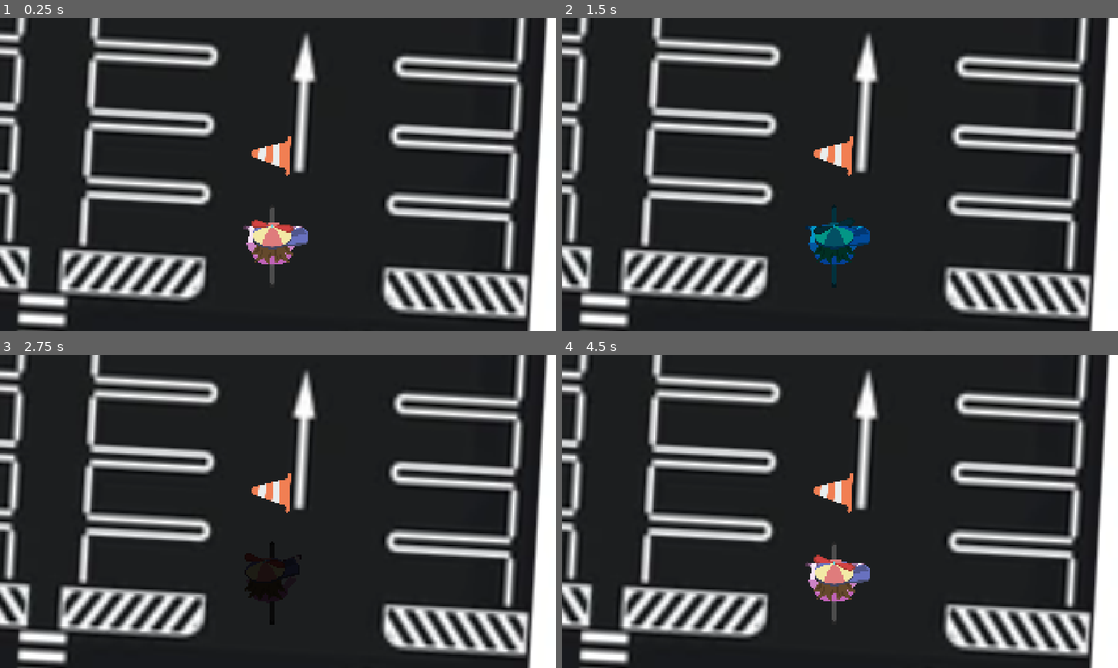
Above: before the commit, frames 1-4 (two rows, left to right).
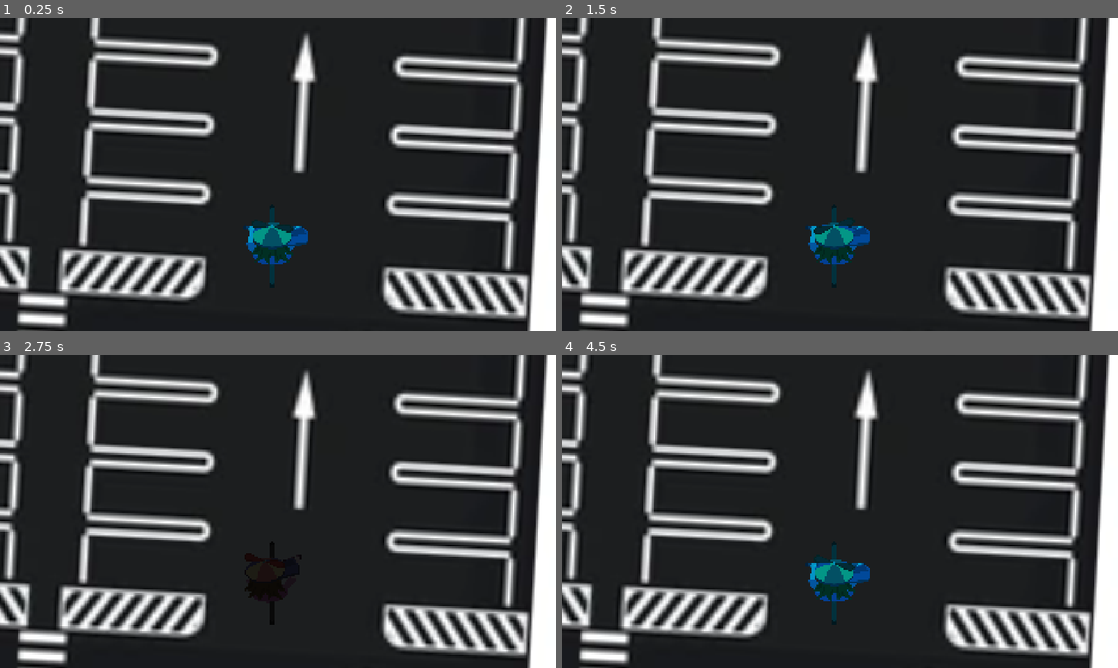
Above: after the commit, the same moments.

Repository: ioshY-k/ez-drivers-license
Game: Godot game, scene res://Levels/TestLevel.tscn
Same seed, same stepped clock (60 frames per second), same inputs: the game is played once before the commit and once after it.
Inputs (mouse positions are in pixels of both pictures, inside the frame that each line leads up to):
- Up to frame 1 (0.25 s): no input
- Up to frame 2 (1.5 s): move the mouse to (962, 158) at 0.52 s; tap Mouse wheel down (Accelerate) at 0.6 s; tap Enter at 1.25 s; move the mouse to (728, 190) at 1.27 s; tap Mouse wheel up (Decelerate) at 1.35 s
- Up to frame 3 (2.75 s): tap Space at 2 s; move the mouse to (333, 442) at 2.02 s; hold Right mouse button (TurnLeft) from 2.03 s (still down)
- Up to frame 4 (4.5 s): tap Enter at 2.75 s; move the mouse to (812, 574) at 2.77 s; release Right mouse button (TurnLeft) at 2.78 s; click (812, 574) at 2.85 s; move the mouse to (1006, 558) at 3.52 s; tap Mouse wheel down (Accelerate) at 3.6 s; move the mouse to (673, 464) at 4.27 s; tap Mouse wheel up (Decelerate) at 4.35 s

The runs differ from the first frame. In frame 1, 1.7% of the frame differs, in the area x 43-56%, y 37-87%; in frame 2, 0.4%; in frame 3, 0.4%; in frame 4, 1.7%.

Commit message:
Change player movement to physics

Diff:
--- a/Globals/GameConsts.gd
+++ b/Globals/GameConsts.gd
@@ -1,6 +1,8 @@
 extends Node
 
-const PLAYER_ACCELERATION_VALUE = 20
+const PLAYER_ACCELERATION_VALUE = 1000
 const PLAYER_ROTATION_VALUE = 0.15
-const PLAYER_SPEED_THRESHOLD_FAST = 15
-const PLAYER_SPEED_THRESHOLD_SLOW = 6
+const PLAYER_SPEED_THRESHOLD_FAST = PLAYER_ACCELERATION_VALUE * 0.75
+const PLAYER_SPEED_THRESHOLD_SLOW = PLAYER_ACCELERATION_VALUE * 0.3
+const PLAYER_FRICTION_VALUE = PLAYER_ACCELERATION_VALUE / 10.0
+const PLAYER_MAX_VELOCITY = PLAYER_ACCELERATION_VALUE
--- a/Globals/SignalBus.gd
+++ b/Globals/SignalBus.gd
@@ -1,7 +1,4 @@
 extends Node
 
+@warning_ignore("unused_signal")
 signal player_dies
-
-#
-#func emit_player_dies():
-	#player_dies.emit()
--- a/Levels/TestLevel.tscn
+++ b/Levels/TestLevel.tscn
@@ -17,9 +17,6 @@
 position = Vector2(673, 503)
 rotation = -4.7682395
 
-[node name="Pylon" parent="." unique_id=1246131004 instance=ExtResource("3_y1yrn")]
-position = Vector2(1084, 473)
-
 [node name="Pylon2" parent="." unique_id=1570670863 instance=ExtResource("3_y1yrn")]
 position = Vector2(1930, 452)
 
--- a/Player/player.gd
+++ b/Player/player.gd
@@ -1,4 +1,4 @@
-class_name Player extends Node2D
+class_name Player extends CharacterBody2D
 
 @onready var player_camera: Camera2D = $Camera2D
 @onready var player_sprite: PlayerSprite = $PlayerSprite
@@ -16,7 +16,7 @@
 		move_player(delta)
 	animate_player()
 
-	print(speed)
+	print(velocity, speed)
 
 
 
@@ -51,21 +51,28 @@
 		speed -= GameConsts.PLAYER_ACCELERATION_VALUE * delta
 
 	if speed > GameConsts.PLAYER_SPEED_THRESHOLD_FAST:
-		speed = max(0, speed - 2 * delta)
+		speed = max(speed - GameConsts.PLAYER_FRICTION_VALUE  * delta, 0)
 		player_sprite.modulate = Color(0.931, 0.397, 0.462, 1.0)
+		print("speedy ")
 	elif speed > GameConsts.PLAYER_SPEED_THRESHOLD_SLOW:
-		speed = max(0, speed - 4 * delta)
+		speed = max(speed - GameConsts.PLAYER_FRICTION_VALUE * 2  * delta, 0)
 		player_sprite.modulate = Color(1, 1, 1)
-	elif speed > 0:
-		speed = max(0, speed - 6 * delta)
+		print("normal ")
+	elif speed >= 0:
+		speed = max(speed - GameConsts.PLAYER_FRICTION_VALUE * 3  * delta, 0)
 		player_sprite.modulate = Color(0.015, 0.645, 0.806, 1.0)
+		print("slowy ")
 	else:
-		speed = min(0, speed + 10 * delta)
+		speed = min(speed + GameConsts.PLAYER_FRICTION_VALUE * 5  * delta, 0)
+		print("reverse ")
 
-	# Max Speed
-	speed = min(speed, 20)
+	#Max Speed
+	speed = min(speed, GameConsts.PLAYER_MAX_VELOCITY)
 
-	position += Vector2(0, -1).rotated(rotation) * speed
+	velocity = Vector2(0, -1).rotated(rotation) * speed
+
+	move_and_slide()
+
 
 func animate_player():
 	if Input.is_action_just_released("TurnLeft") or Input.is_action_just_released("TurnRight"):
--- a/Player/player.tscn
+++ b/Player/player.tscn
@@ -7,6 +7,7 @@
 size = Vector2(121, 120)
 
 [node name="Player" type="CharacterBody2D" unique_id=226948684]
+motion_mode = 1
 script = ExtResource("1_4ntmi")
 
 [node name="Camera2D" type="Camera2D" parent="." unique_id=794997672]
Not shown, changed: .gitignore
